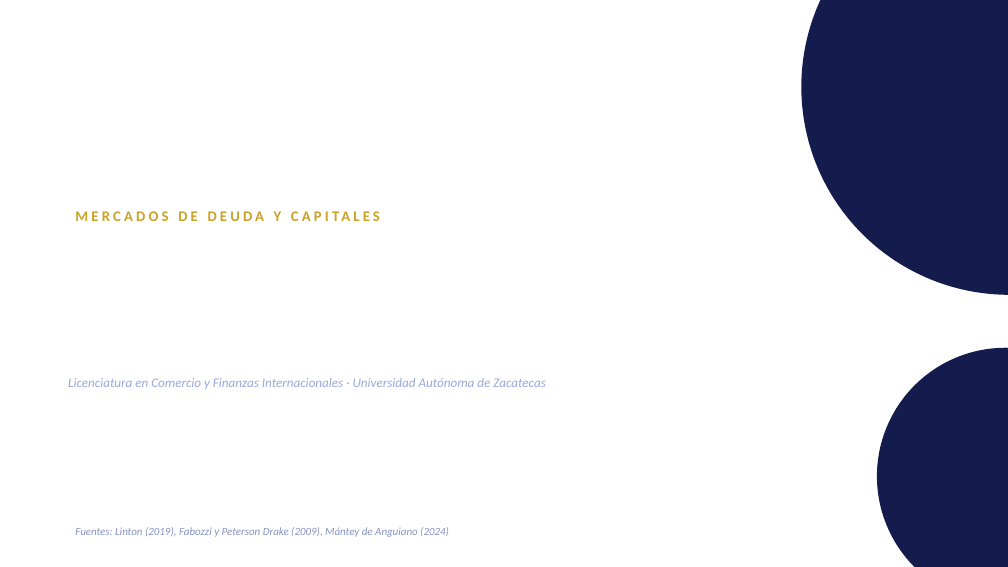
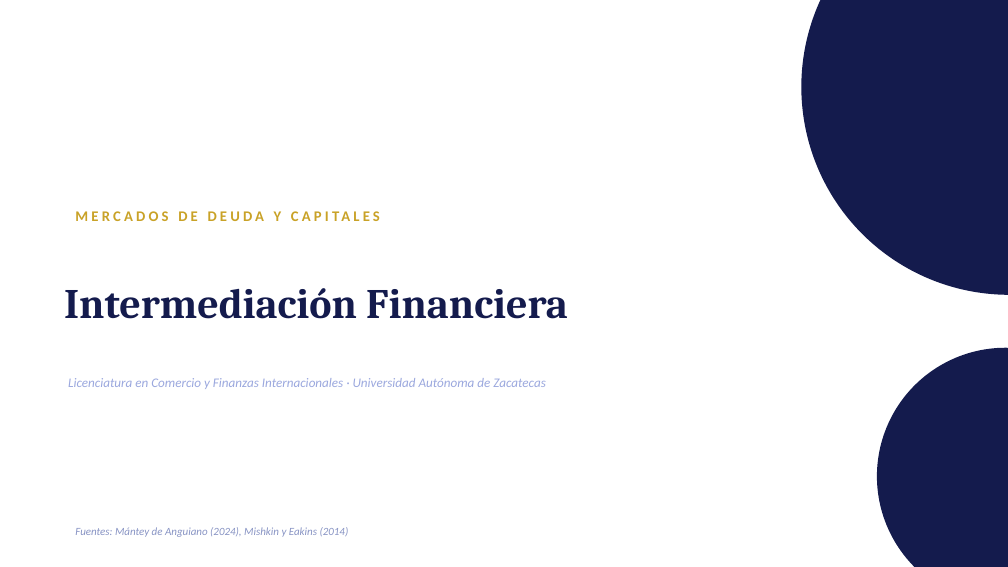
Before and after one commit to LoMarrujo/notes_mercados_dc, a slide deck: slide 1 of notas_unidades/unidad1/1_intermediacion_financiera.pptx. Drawn at 1008x567 pixels with LibreOffice and Linux fonts; fonts in the diff are those of the drawing. Boxes give left, top, right and bottom in pixels: in the first picture for what was removed or moved away, otherwise in the second. Text is boxed around its words. In the diff, an @@ line names an element or a change of style, - is before the commit and + after.

```diff
--- a/notas_unidades/unidad1/1_intermediacion_financiera.pptx
+++ b/notas_unidades/unidad1/1_intermediacion_financiera.pptx
@@ text added at (64, 288, 568, 319), 40 pt, text #141B4D, bold @@
+Intermediación Financiera
@@ text at (75, 527, 349, 537): text changed @@
-Fuentes: Linton (2019), Fabozzi y Peterson Drake (2009), Mántey de Anguiano (2024)
+Fuentes: Mántey de Anguiano (2024), Mishkin y Eakins (2014)
```
Also in this commit, not shown: 8 other slides changed, 2 slides added, 2 slides removed, 3 other files.
